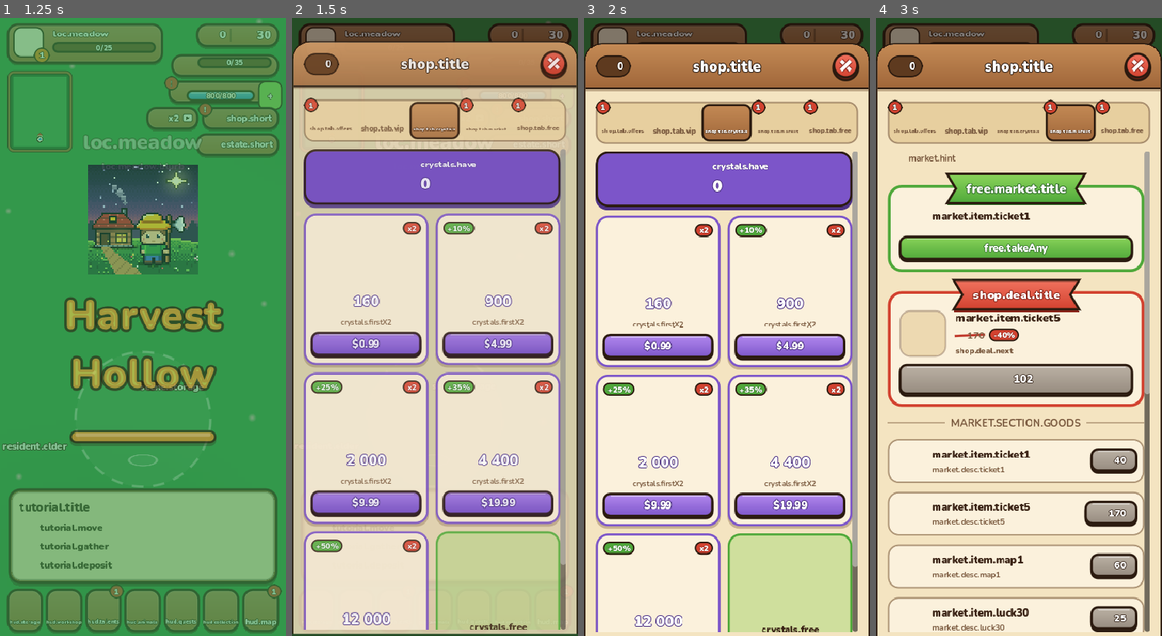
Above: before the commit, frames 1-4 (left to right).
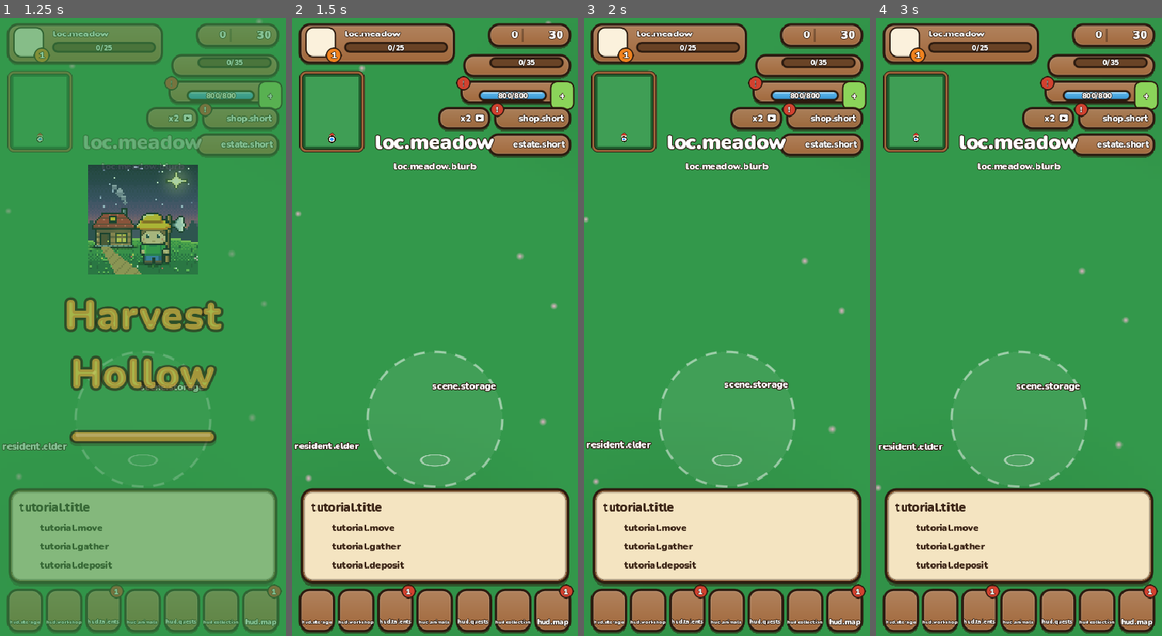
Above: after the commit, the same moments.

Repository: BaturinIgor/GameFarm
Game: Godot game, scene res://scenes/splash.tscn
The game is run twice, just before and just after one commit, with the same random seed, the same clock (stepped at 60 frames per second) and the same inputs.
Inputs (mouse positions are in pixels of both pictures, inside the frame that each line leads up to):
- Up to frame 1 (1.25 s): tap Enter at 0.5 s; move the mouse to (205, 296) at 0.52 s; click (205, 296) at 0.67 s
- Up to frame 2 (1.5 s): click (506, 36) at 1.27 s
- Up to frame 3 (2 s): no input
- Up to frame 4 (3 s): click (1099, 92) at 2 s; click (1047, 116) at 2.75 s

Frame 1 is identical in both runs. In frame 2, 95% of the frame differs, in the area x 0-100%, y 0-100%; in frame 3, 97%; in frame 4, 96%.
Error after the commit: Parse Error: Cannot infer the type of "cur" variable because the value doesn't have a set type. (res://scripts/ui/shop_panel.gd:233)

Commit message:
Магазин: предложение дня, ступенчатый набор, украшения, строитель, наборы энергии и попыток (без переводов)
Co-Authored-By: Claude Opus 5.5 <noreply@anthropic.com>
Claude-Session: https://claude.ai/code/session_01KB9UT2PnJvNq3jxcqRz319

Diff:
--- a/godot/scripts/core/settings.gd
+++ b/godot/scripts/core/settings.gd
@@ -25,3 +25,8 @@
 ## Окна с диалогами жителей (задания сюжета остаются в списке).
 static func dialogs() -> bool:
 	return _flag("dialogs", true)
+
+
+## Украшение включено: куплено и не выключено в настройках.
+static func cosmetic(id: String) -> bool:
+	return Game.premium.owns(id) and _flag("cos_" + id, true)
--- a/godot/scripts/data/products.gd
+++ b/godot/scripts/data/products.gd
@@ -7,6 +7,9 @@
 	"max",
 	"crystals1", "crystals2", "crystals3", "crystals4", "crystals5",
 	"traveler", "explorer", "master",
+	# Предложение дня на 24 часа, ступенчатый набор, украшения, строитель, наборы энергии и попыток
+	"flash", "step1", "step2", "step3", "stepsAll",
+	"aura", "rainbow", "glowMeadow", "petGlow", "builder", "energyPack", "attemptsPack",
 ]
 
 ## Идентификаторы магазина (rawValue ProductID).
@@ -26,6 +29,18 @@
 	"traveler": "com.personal.gamefarm.traveler",
 	"explorer": "com.personal.gamefarm.explorer",
 	"master": "com.personal.gamefarm.master",
+	"flash": "com.personal.gamefarm.flash",
+	"step1": "com.personal.gamefarm.step1",
+	"step2": "com.personal.gamefarm.step2",
+	"step3": "com.personal.gamefarm.step3",
+	"stepsAll": "com.personal.gamefarm.stepsall",
+	"aura": "com.personal.gamefarm.aura",
+	"rainbow": "com.personal.gamefarm.rainbow",
+	"glowMeadow": "com.personal.gamefarm.glowmeadow",
+	"petGlow": "com.personal.gamefarm.petglow",
+	"builder": "com.personal.gamefarm.builder",
+	"energyPack": "com.personal.gamefarm.energypack",
+	"attemptsPack": "com.personal.gamefarm.attemptspack",
 }
 
 ## Цена до загрузки из магазина (и в тестовой сборке).
@@ -34,6 +49,9 @@
 	"max": "$7.99",
 	"crystals1": "$0.99", "crystals2": "$4.99", "crystals3": "$9.99", "crystals4": "$19.99", "crystals5": "$49.99",
 	"traveler": "$2.99", "explorer": "$4.99", "master": "$9.99",
+	"flash": "$4.99", "step1": "$0.99", "step2": "$1.99", "step3": "$2.99", "stepsAll": "$2.99",
+	"aura": "$2.99", "rainbow": "$2.99", "glowMeadow": "$1.99", "petGlow": "$1.99", "builder": "$4.99",
+	"energyPack": "$0.99", "attemptsPack": "$0.99",
 }
 
 ## Цвет набора в магазине (Offers.tone).
@@ -42,7 +60,30 @@
 	"max": "gold",
 	"crystals1": "purple", "crystals2": "purple", "crystals3": "purple", "crystals4": "purple", "crystals5": "purple",
 	"traveler": "blue", "explorer": "green", "master": "red",
+	"flash": "red", "step1": "green", "step2": "blue", "step3": "purple", "stepsAll": "gold",
+	"aura": "gold", "rainbow": "purple", "glowMeadow": "blue", "petGlow": "green", "builder": "orange",
+	"energyPack": "orange", "attemptsPack": "red",
 }
+
+## Предложение дня: три варианта по очереди, покупается раз в день. value - во сколько кристаллов его оценивать
+## для честного "в N раз выгоднее" по сравнению с самой маленькой пачкой кристаллов.
+const FLASH := [
+	{"crystals": 1200, "infinite_hours": 2, "value": 8000},
+	{"crystals": 800, "tickets": 10, "maps": 3, "value": 7500},
+	{"crystals": 1000, "energy": 1500, "attempts": 5, "value": 8200},
+]
+## Ступенчатый набор: покупаются по очереди, все три сразу - за цену третьего.
+const STEPS := {
+	"step1": {"crystals": 150, "energy": 500},
+	"step2": {"crystals": 350, "tickets": 5, "maps": 2},
+	"step3": {"crystals": 700, "cosmetic": "aura"},
+}
+const STEP_KEYS := ["step1", "step2", "step3"]
+## Украшения: включаются и выключаются в настройках (раздел "Внешний вид").
+const COSMETICS := ["aura", "rainbow", "glowMeadow", "petGlow"]
+## Наборы энергии и попыток.
+const ENERGY_PACK := 1000
+const ATTEMPTS_PACK := 5
 
 ## Пачки кристаллов: сколько кристаллов и сколько процентов сверху по сравнению с самой маленькой.
 ## Первая покупка каждой пачки - вдвое больше.
@@ -85,11 +126,23 @@
 ## Расходуемая покупка: её можно купить снова (билеты, пропуск, кристаллы, продление MAX).
 static func consumable(product: String) -> bool:
 	var k := key(product)
-	return k == "tickets" or k == "eventPass" or k == "max" or k in CRYSTAL_PACKS
+	return k == "tickets" or k == "eventPass" or k == "max" or k in CRYSTAL_PACKS or k in ["flash", "energyPack", "attemptsPack"]
 
 
 static func is_crystals(product: String) -> bool:
 	return key(product) in CRYSTAL_PACKS
+
+
+## Покупку выдаёт ShopSystem.grant (новые наборы).
+static func shop_granted(product: String) -> bool:
+	return key(product) in ["flash", "step1", "step2", "step3", "stepsAll", "builder", "energyPack", "attemptsPack"]
+
+
+## Во сколько раз предложение дня выгоднее самой маленькой пачки кристаллов (по цене за кристалл).
+static func flash_ratio(variant: Dictionary) -> int:
+	var base_per_dollar := float(CRYSTAL_PACKS["crystals1"]["n"]) / 0.99
+	var per_dollar := float(variant["value"]) / 4.99
+	return maxi(2, int(floor(per_dollar / base_per_dollar)))
 
 
 static func is_level_bundle(product: String) -> bool:
--- a/godot/scripts/debug/shot_driver.gd
+++ b/godot/scripts/debug/shot_driver.gd
@@ -85,6 +85,11 @@
 				res["smith"]["chapter"] = 1
 				res["smith"]["taken"] = true
 				res["miller"]["arrived"] = true
+				# Украшения куплены: сияние, переливы, светлячки питомцев, ночная поляна (видна после выхода из дома)
+				var bought: Array = Game.save.get("purchases", [])
+				for cid in Products.COSMETICS:
+					bought.append(Products.id(cid))
+				Game.save["purchases"] = bought
 				res["smith"]["friend"] = 150
 				res["elder"]["friend"] = 50
 				# Академия: склад изучен, идёт стройка
--- a/godot/scripts/systems/dungeon_system.gd
+++ b/godot/scripts/systems/dungeon_system.gd
@@ -67,8 +67,18 @@
 	return n
 
 
+## Сегодняшние попытки плюс купленные (купленные тратятся, когда дневные кончились).
 func attempts_left() -> int:
-	return maxi(0, attempts_total() - int(_day()["used"]))
+	return maxi(0, attempts_total() - int(_day()["used"])) + tokens()
+
+
+func tokens() -> int:
+	return int(Game.save.get("dungeonTokens", 0))
+
+
+func add_tokens(n: int) -> void:
+	Game.save["dungeonTokens"] = tokens() + n
+	Game.mark_dirty()
 
 
 func ad_attempts_left() -> int:
@@ -109,7 +119,10 @@
 
 func _use_attempt() -> void:
 	var d := _day()
-	d["used"] = int(d["used"]) + 1
+	if int(d["used"]) < attempts_total():
+		d["used"] = int(d["used"]) + 1
+	elif tokens() > 0:
+		Game.save["dungeonTokens"] = tokens() - 1
 	Game.mark_dirty()
 
 
--- a/godot/scripts/systems/energy_system.gd
+++ b/godot/scripts/systems/energy_system.gd
@@ -16,7 +16,7 @@
 const INFINITE_MINUTES := 30
 const INFINITE_PRICE := 60
 ## Сверх запаса можно накопить едой и покупками, но не больше двух запасов.
-const OVERFLOW := 2.0
+const OVERFLOW := 3.0
 
 var _hint_at := -100.0
 
--- a/godot/scripts/systems/estate_system.gd
+++ b/godot/scripts/systems/estate_system.gd
@@ -99,6 +99,8 @@
 		n += 1
 	if Game.shop.max_active():
 		n += 1
+	if Game.premium.owns("builder"):
+		n += 1
 	return n
 
 
--- a/godot/scripts/systems/premium_system.gd
+++ b/godot/scripts/systems/premium_system.gd
@@ -125,7 +125,7 @@
 				return
 			used.append(transaction)
 			Game.save["consumed"] = used
-		if key == "max" or Products.is_crystals(key):
+		if key == "max" or Products.is_crystals(key) or Products.shop_granted(key):
 			# Кристаллы и MAX: свой тост в ShopSystem
 			Game.shop.grant(key)
 			Sound.play("purchase")
@@ -163,7 +163,7 @@
 				Game.save.erase("gardenChestAt")
 				Game.combat.grant_weapon("royalSword")
 			_:
-				if Products.is_level_bundle(key):
+				if Products.is_level_bundle(key) or Products.shop_granted(key):
 					Game.shop.grant(key)
 		Game.show_toast("px:chest_gold", L.t("toast.purchased", [Products.title(key)]))
 		Sound.play("purchase")
--- a/godot/scripts/systems/shop_system.gd
+++ b/godot/scripts/systems/shop_system.gd
@@ -132,7 +132,66 @@
 			if skin != "":
 				give_skin(skin)
 		Game.save["bundleUntil"].erase(key)
-	Game.mark_dirty()
+	elif key == "flash":
+		_give_pack(Products.FLASH[day_index() % Products.FLASH.size()])
+		Game.save["flashDay"] = day_index()
+		Game.show_toast("px:chest_gold", L.t("toast.purchased", [Products.title(key)]))
+	elif key in Products.STEPS:
+		_give_pack(Products.STEPS[key])
+	elif key == "stepsAll":
+		var purchases: Array = Game.save.get("purchases", [])
+		for k in Products.STEP_KEYS:
+			_give_pack(Products.STEPS[k])
+			if not Products.id(k) in purchases:
+				purchases.append(Products.id(k))
+		Game.save["purchases"] = purchases
+	elif key == "energyPack":
+		Game.energy.add(Products.ENERGY_PACK, true)
+	elif key == "attemptsPack":
+		Game.dungeons.add_tokens(Products.ATTEMPTS_PACK)
+		Game.show_toast("px:key", L.t("toast.purchased", [Products.title(key)]))
+	Game.mark_dirty()
+
+
+## Содержимое набора: кристаллы, монеты, билеты, карты, энергия, бесконечная энергия, попытки, украшение.
+func _give_pack(p: Dictionary) -> void:
+	if p.has("crystals"):
+		add_crystals(int(p["crystals"]))
+	if p.has("coins"):
+		Game.add_coins(int(p["coins"]))
+	if p.has("tickets"):
+		Game.save["tickets"] = Game.premium.tickets() + int(p["tickets"])
+	if p.has("maps"):
+		Game.save["maps"] = Game.premium.maps() + int(p["maps"])
+	if p.has("energy"):
+		Game.energy.add(int(p["energy"]))
+	if p.has("infinite_hours"):
+		Game.energy.add_infinite(float(p["infinite_hours"]) * 3600.0)
+	if p.has("attempts"):
+		Game.dungeons.add_tokens(int(p["attempts"]))
+	if p.has("cosmetic"):
+		var purchases: Array = Game.save.get("purchases", [])
+		var id := Products.id(str(p["cosmetic"]))
+		if not id in purchases:
+			purchases.append(id)
+		Game.save["purchases"] = purchases
+
+
+## Предложение дня уже куплено сегодня.
+func flash_bought() -> bool:
+	return int(Game.save.get("flashDay", -1)) == day_index()
+
+
+func flash_variant() -> Dictionary:
+	return Products.FLASH[day_index() % Products.FLASH.size()]
+
+
+## Следующая ступень набора ("" - все куплены).
+func next_step() -> String:
+	for k in Products.STEP_KEYS:
+		if not Game.premium.owns(k):
+			return k
+	return ""
 
 
 # MARK: Подписка MAX
--- a/godot/scripts/ui/level_panel.gd
+++ b/godot/scripts/ui/level_panel.gd
@@ -499,6 +499,12 @@
 	section_title(L.t("settings.section.look"))
 	var look := card()
 	look.add_child(WardrobePanel.profile_row())
+	# Купленные украшения можно выключить
+	for cid in Products.COSMETICS:
+		if Game.premium.owns(cid):
+			var key: String = "cos_" + cid
+			look.add_child(_switch_row(Products.title(cid), L.t("cosmetic.%s.hint" % cid), Settings._flag(key, true),
+				func(on: bool) -> void: Settings.set_value(key, on)))
 	# Покупки
 	section_title(L.t("settings.section.purchases"))
 	var buy := card()
--- a/godot/scripts/ui/shop_panel.gd
+++ b/godot/scripts/ui/shop_panel.gd
@@ -80,7 +80,7 @@
 func _tab_news(id: String) -> bool:
 	var shop := Game.shop
 	match id:
-		"offers": return not shop.new_offers().is_empty() or shop.gift_ready()
+		"offers": return not shop.new_offers().is_empty() or shop.gift_ready() or not shop.flash_bought()
 		"market": return Freebies.ready("market")
 		"vip": return shop.max_daily_ready()
 		"free": return shop.ad_crystals_left() > 0 or Game.premium.luck_ready() or Game.house.can_claim_login()
@@ -112,6 +112,8 @@
 
 func _build_offers() -> void:
 	content.add_child(_gift_card())
+	content.add_child(_flash_card())
+	content.add_child(_steps_card())
 	var offers := Game.shop.current_offers()
 	for o in offers:
 		content.add_child(_featured(o["product"]))
@@ -129,8 +131,164 @@
 		grid.add_child(_tile(product))
 	content.add_child(EventsPanel.section(L.t("shop.section.tickets")))
 	content.add_child(_tickets_row())
+	content.add_child(EventsPanel.section(L.t("shop.section.extras")))
+	for product in ["aura", "rainbow", "glowMeadow", "petGlow", "builder", "energyPack", "attemptsPack"]:
+		content.add_child(_extra_row(product))
 	# Всё, что сейчас на витрине, игрок увидел
 	Game.shop.mark_all_seen()
+
+
+# MARK: Предложение дня, ступени, украшения
+
+## Значок содержимого набора: [иконка, число или подпись].
+static func pack_parts(p: Dictionary) -> Array:
+	var out: Array = []
+	if p.has("crystals"):
+		out.append(["gem", Fmt.n(int(p["crystals"]))])
+	if p.has("energy"):
+		out.append(["bolt", Fmt.n(int(p["energy"]))])
+	if p.has("infinite_hours"):
+		out.append(["bolt", L.t("shop.infiniteHours", [int(p["infinite_hours"])])])
+	if p.has("tickets"):
+		out.append(["ticket", str(p["tickets"])])
+	if p.has("maps"):
+		out.append(["tmap", str(p["maps"])])
+	if p.has("attempts"):
+		out.append(["key", str(p["attempts"])])
+	if p.has("cosmetic"):
+		out.append(["star", Products.title(str(p["cosmetic"]))])
+	return out
+
+
+static func _parts_flow(parts: Array, size: int, color: Color) -> HFlowContainer:
+	var flow := HFlowContainer.new()
+	flow.add_theme_constant_override("h_separation", 12)
+	flow.add_theme_constant_override("v_separation", 6)
+	for part in parts:
+		var h := HBoxContainer.new()
+		h.add_theme_constant_override("separation", 4)
+		h.add_child(UiKit.icon(str(part[0]), size + 6))
+		h.add_child(UiKit.label(str(part[1]), size, color, 4 if color == Color.WHITE else 0))
+		flow.add_child(h)
+	return flow
+
+
+## Предложение дня: яркая карточка, "в N раз выгоднее", таймер до конца дня. Покупается раз в день.
+func _flash_card() -> Control:
+	var shop := Game.shop
+	var variant := shop.flash_variant()
+	var p := PanelContainer.new()
+	var st := GameStyle.make(Color("e8463c"), Color("ffcf4a"), 18.0)
+	st.outline_width = 4.0
+	st.set_content_margin_all(14)
+	p.add_theme_stylebox_override("panel", st)
+	var v := VBoxContainer.new()
+	v.add_theme_constant_override("separation", 8)
+	p.add_child(v)
+	v.add_child(ribbon(L.t("shop.flash.title"), "gold", 16))
+	var top := HBoxContainer.new()
+	top.add_theme_constant_override("separation", 10)
+	v.add_child(top)
+	top.add_child(gem_pile(5, 64))
+	var col := VBoxContainer.new()
+	col.size_flags_horizontal = Control.SIZE_EXPAND_FILL
+	col.alignment = BoxContainer.ALIGNMENT_CENTER
+	top.add_child(col)
+	var big := UiKit.title(L.t("shop.flash.ratio", [Products.flash_ratio(variant)]), 26)
+	big.label_settings = big.label_settings.duplicate()
+	big.label_settings.font_color = Color("fff3a0")
+	col.add_child(big)
+	col.add_child(UiKit.label(L.t("shop.flash.sub"), 12, Color.WHITE, 4))
+	v.add_child(_parts_flow(pack_parts(variant), 15, Color.WHITE))
+	var left := func() -> String: return L.t("shop.flash.ends", [House.countdown(ShopSystem.next_day_in())])
+	var timer := CombatCards.LiveLabel.new(left, 13, Color.WHITE)
+	timer.label_settings.outline_size = 4
+	timer.label_settings.outline_color = Color("7a1a0e")
+	timer.horizontal_alignment = HORIZONTAL_ALIGNMENT_CENTER
+	v.add_child(timer)
+	if shop.flash_bought():
+		v.add_child(UiKit.label(L.t("shop.flash.bought"), 13, Color.WHITE, 4))
+	else:
+		v.add_child(BuyButton.new("flash", "orange"))
+	# Карточка мягко пульсирует, чтобы её заметили
+	p.resized.connect(func() -> void: p.pivot_offset = p.size / 2.0)
+	var tw := p.create_tween().set_loops()
+	tw.tween_property(p, "scale", Vector2.ONE * 1.015, 0.8).set_trans(Tween.TRANS_SINE)
+	tw.tween_property(p, "scale", Vector2.ONE, 0.8).set_trans(Tween.TRANS_SINE)
+	return p
+
+
+## Ступенчатый набор: три ступени по очереди ($0.99, $1.99, $2.99) или все сразу за цену третьей.
+func _steps_card() -> Control:
+	var shop := Game.shop
+	var parts := shop_card(L.t("shop.steps.title"), "green")
+	var v: VBoxContainer = parts[1]
+	var row := HBoxContainer.new()
+	row.add_theme_constant_override("separation", 6)
+	v.add_child(row)
+	var next := shop.next_step()
+	for k in Products.STEP_KEYS:
+		var cell := PanelContainer.new()
+		var own := Game.premium.owns(k)
+		var cur := k == next
+		var cs := UiKit.box(Color("ddefc8") if own else (Color("fff3c4") if cur else UiKit.PARCHMENT_LIGHT),
+			UiKit.TONES["gold"][1] if cur else Color(UiKit.WOOD_DARK, 0.35), 10, 3 if cur else 1, false)
+		cs.set_content_margin_all(6)
+		cell.add_theme_stylebox_override("panel", cs)
+		cell.size_flags_horizontal = Control.SIZE_EXPAND_FILL
+		row.add_child(cell)
+		var c := VBoxContainer.new()
+		c.add_theme_constant_override("separation", 3)
+		cell.add_child(c)
+		var price := UiKit.label(Products.price(k), 14)
+		price.horizontal_alignment = HORIZONTAL_ALIGNMENT_CENTER
+		c.add_child(price)
+		for part in pack_parts(Products.STEPS[k]):
+			var h := HBoxContainer.new()
+			h.add_theme_constant_override("separation", 3)
+			h.alignment = BoxContainer.ALIGNMENT_CENTER
+			h.add_child(UiKit.icon(str(part[0]), 16))
+			var t := UiKit.label(str(part[1]), 11)
+			t.clip_text = true
+			h.add_child(t)
+			c.add_child(h)
+		if own:
+			var ok := HousePanel.check_mark(20)
+			ok.size_flags_horizontal = Control.SIZE_SHRINK_CENTER
+			c.add_child(ok)
+	if next != "":
+		v.add_child(BuyButton.new(next, "green", "shop.steps.buy"))
+	if next == "step1":
+		v.add_child(BuyButton.new("stepsAll", "orange", "shop.steps.all"))
+	if next == "":
+		v.add_child(UiKit.label(L.t("shop.owned"), 13, UiKit.INK_SOFT))
+	return parts[0]
+
+
+## Строка украшения или набора: значок, название, что даёт, кнопка с ценой.
+func _extra_row(product: String) -> PanelContainer:
+	var p := PanelContainer.new()
+	var st := UiKit.box(UiKit.PARCHMENT_LIGHT, UiKit.TONES[Products.tone(product)][1], 14, 2, false)
+	st.set_content_margin_all(10)
+	p.add_theme_stylebox_override("panel", st)
+	var row := HBoxContainer.new()
+	row.add_theme_constant_override("separation", 10)
+	p.add_child(row)
+	var icon := {"aura": "star", "rainbow": "rainbow", "glowMeadow": "spark", "petGlow": "paw", "builder": "hammer",
+		"energyPack": "bolt", "attemptsPack": "key"}
+	row.add_child(UiKit.icon(str(icon.get(product, "chest")), 34))
+	var col := VBoxContainer.new()
+	col.size_flags_horizontal = Control.SIZE_EXPAND_FILL
+	col.add_theme_constant_override("separation", 2)
+	row.add_child(col)
+	col.add_child(UiKit.label(Products.title(product), 14))
+	col.add_child(_wrap(L.t("product.%s.desc" % product), 11, UiKit.INK_SOFT))
+	var b := BuyButton.new(product, Products.tone(product), "", true)
+	b.size_flags_horizontal = Control.SIZE_SHRINK_END
+	b.size_flags_vertical = Control.SIZE_SHRINK_CENTER
+	b.custom_minimum_size = Vector2(84, 36)
+	row.add_child(b)
+	return p
 
 
 ## Карточка с иконкой и текстом (когда показывать нечего).
--- a/godot/scripts/world/features/atmosphere_feature.gd
+++ b/godot/scripts/world/features/atmosphere_feature.gd
@@ -35,12 +35,46 @@
 		rect.position = -rect.size / 2.0
 		rect.z_index = 900
 		_camera_child(world, rect)
+	# Сияющая поляна (покупка): ночь, светлячки и светящиеся грибы, ягоды и цветы
+	if world.loaded == "meadow" and Settings.cosmetic("glowMeadow"):
+		_glow_meadow(world, str(spec.get("weather", "")))
 	if bool(spec.get("dark", false)):
 		var dark := Sprite2D.new()
 		dark.texture = _darkness()
 		dark.scale = Vector2.ONE * 2600.0 / 512.0
 		dark.z_index = 940
 		_camera_child(world, dark)
+
+
+func _glow_meadow(world: World, weather: String) -> void:
+	var night := ColorRect.new()
+	night.color = Color(0.05, 0.07, 0.22, 0.42)
+	night.mouse_filter = Control.MOUSE_FILTER_IGNORE
+	night.size = Vector2(1400, 2000)
+	night.position = -night.size / 2.0
+	night.z_index = 900
+	_camera_child(world, night)
+	if weather != "fireflies":
+		_weather(world, "fireflies")
+	var colors := [Color(0.5, 1.0, 0.8), Color(1.0, 0.75, 0.4), Color(0.75, 0.6, 1.0)]
+	var i := 0
+	for s in world.spots:
+		i += 1
+		if i % 3 != 0:
+			continue
+		var g := Fx.glow(colors[i % colors.size()], 64.0, -10.0, 0.55)
+		g.position += s.position
+		g.z_index = 950
+		world.fx.add_child(g)
+		var tw := g.create_tween().set_loops()
+		tw.tween_property(g, "modulate:a", 0.25, randf_range(1.2, 2.2)).set_trans(Tween.TRANS_SINE)
+		tw.tween_property(g, "modulate:a", 0.6, randf_range(1.2, 2.2)).set_trans(Tween.TRANS_SINE)
+	# Окна дома светятся
+	if world.house_rect.has_area():
+		var w := Fx.glow(Color(1.0, 0.8, 0.4), 160.0, 0.0, 0.5)
+		w.position = world.house_rect.get_center()
+		w.z_index = 950
+		world.fx.add_child(w)
 
 
 func clear(_w: World) -> void:
--- /dev/null
+++ b/godot/scripts/world/features/cosmetics_feature.gd
@@ -0,0 +1,124 @@
+class_name CosmeticsFeature
+extends WorldFeature
+## Украшения за покупки: сияние вокруг героя и светящийся след (aura), переливающаяся одежда (rainbow),
+## подсветка питомцев (petGlow). Светящаяся ночная поляна (glowMeadow) - в AtmosphereFeature.
+## Раз в секунду сверяется с настройками, чтобы включение и выключение работало сразу.
+
+const RAINBOW_SHADER := """shader_type canvas_item;
+uniform float speed = 0.35;
+vec3 rgb2hsv(vec3 c) {
+	vec4 K = vec4(0.0, -1.0 / 3.0, 2.0 / 3.0, -1.0);
+	vec4 p = mix(vec4(c.bg, K.wz), vec4(c.gb, K.xy), step(c.b, c.g));
+	vec4 q = mix(vec4(p.xyw, c.r), vec4(c.r, p.yzx), step(p.x, c.r));
+	float d = q.x - min(q.w, q.y);
+	return vec3(abs(q.z + (q.w - q.y) / (6.0 * d + 1e-10)), d / (q.x + 1e-10), q.x);
+}
+vec3 hsv2rgb(vec3 c) {
+	vec3 p = abs(fract(c.xxx + vec3(1.0, 2.0 / 3.0, 1.0 / 3.0)) * 6.0 - 3.0);
+	return c.z * mix(vec3(1.0), clamp(p - 1.0, 0.0, 1.0), c.y);
+}
+void fragment() {
+	vec4 col = texture(TEXTURE, UV);
+	vec3 hsv = rgb2hsv(col.rgb);
+	// Переливаются только яркие цветные пиксели (одежда), кожа и контур почти не меняются
+	float w = smoothstep(0.42, 0.62, hsv.y) * step(0.25, hsv.z);
+	vec3 shifted = hsv2rgb(vec3(fract(hsv.x + TIME * speed + UV.y * 1.5), max(hsv.y, 0.6), hsv.z));
+	COLOR = vec4(mix(col.rgb, shifted, w), col.a);
+}
+"""
+
+var _key := ""
+var _aura: Node2D
+var _tick := 0.0
+static var _rainbow: ShaderMaterial
+
+
+func build(world: World) -> void:
+	_key = ""
+	_aura = null
+	_apply(world)
+
+
+func clear(_w: World) -> void:
+	_aura = null
+	_key = ""
+
+
+func process(world: World, dt: float) -> void:
+	_tick -= dt
+	if _tick > 0.0:
+		return
+	_tick = 1.0
+	_apply(world)
+
+
+func _apply(world: World) -> void:
+	var aura := Settings.cosmetic("aura")
+	var rainbow := Settings.cosmetic("rainbow")
+	var pets := Settings.cosmetic("petGlow")
+	var key := "%s|%s|%s" % [aura, rainbow, pets]
+	if key != _key:
+		_key = key
+		_set_aura(world, aura)
+		world.player.body.material = _rainbow_material() if rainbow else null
+		for n in world.entities.get_children():
+			if n is CompanionNode and n.has_meta("glow") and not pets:
+				var g: Node = n.get_meta("glow")
+				if is_instance_valid(g):
+					g.queue_free()
+				n.remove_meta("glow")
+	# Новые питомцы появляются по ходу игры
+	if pets:
+		for n in world.entities.get_children():
+			if n is CompanionNode and not n.has_meta("glow"):
+				var g := Fx.glow(Color(0.55, 1.0, 0.75), 70.0, -8.0, 0.5)
+				g.z_index = -1
+				n.add_child(g)
+				n.set_meta("glow", g)
+
+
+static func _rainbow_material() -> ShaderMaterial:
+	if _rainbow == null:
+		var sh := Shader.new()
+		sh.code = RAINBOW_SHADER
+		_rainbow = ShaderMaterial.new()
+		_rainbow.shader = sh
+	return _rainbow
+
+
+## Сияние: мягкий золотой ореол за героем и искры, которые остаются позади, когда он идёт.
+func _set_aura(world: World, on: bool) -> void:
+	if _aura != null and is_instance_valid(_aura):
+		_aura.queue_free()
+	_aura = null
+	if not on:
+		return
+	_aura = Node2D.new()
+	_aura.z_index = -1
+	world.player.add_child(_aura)
+	var halo := Fx.glow(Color(1.0, 0.85, 0.35), 110.0, -26.0, 0.45)
+	_aura.add_child(halo)
+	var tw := halo.create_tween().set_loops()
+	tw.tween_property(halo, "modulate:a", 0.25, 1.1).set_trans(Tween.TRANS_SINE)
+	tw.tween_property(halo, "modulate:a", 0.5, 1.1).set_trans(Tween.TRANS_SINE)
+	var p := CPUParticles2D.new()
+	p.texture = Fx.glow_texture()
+	p.amount = 18
+	p.lifetime = 1.1
+	p.local_coords = false
+	p.emission_shape = CPUParticles2D.EMISSION_SHAPE_SPHERE
+	p.emission_sphere_radius = 14.0
+	p.position = Vector2(0, -18)
+	p.direction = Vector2(0, -1)
+	p.spread = 60.0
+	p.gravity = Vector2(0, -18)
+	p.initial_velocity_min = 4.0
+	p.initial_velocity_max = 16.0
+	p.scale_amount_min = 0.08
+	p.scale_amount_max = 0.16
+	var ramp := Gradient.new()
+	ramp.set_color(0, Color(1.0, 0.95, 0.6, 0.9))
+	ramp.set_color(1, Color(1.0, 0.6, 0.9, 0.0))
+	p.color_ramp = ramp
+	p.z_index = 30
+	_aura.add_child(p)
--- a/godot/scripts/world/world.gd
+++ b/godot/scripts/world/world.gd
@@ -12,6 +12,7 @@
 	"res://scripts/world/features/trader_feature.gd",
 	"res://scripts/world/features/residents_feature.gd",
 	"res://scripts/world/features/raid_feature.gd",
+	"res://scripts/world/features/cosmetics_feature.gd",
 	"res://scripts/world/features/garden_feature.gd",
 	"res://scripts/world/features/monsters_feature.gd",
 	"res://scripts/world/features/dungeon_feature.gd",
